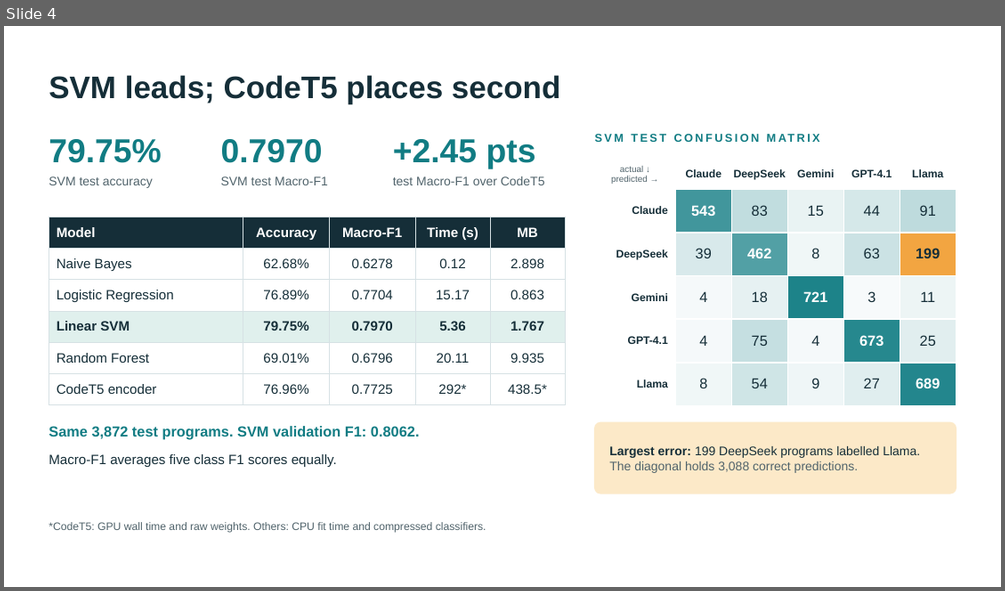
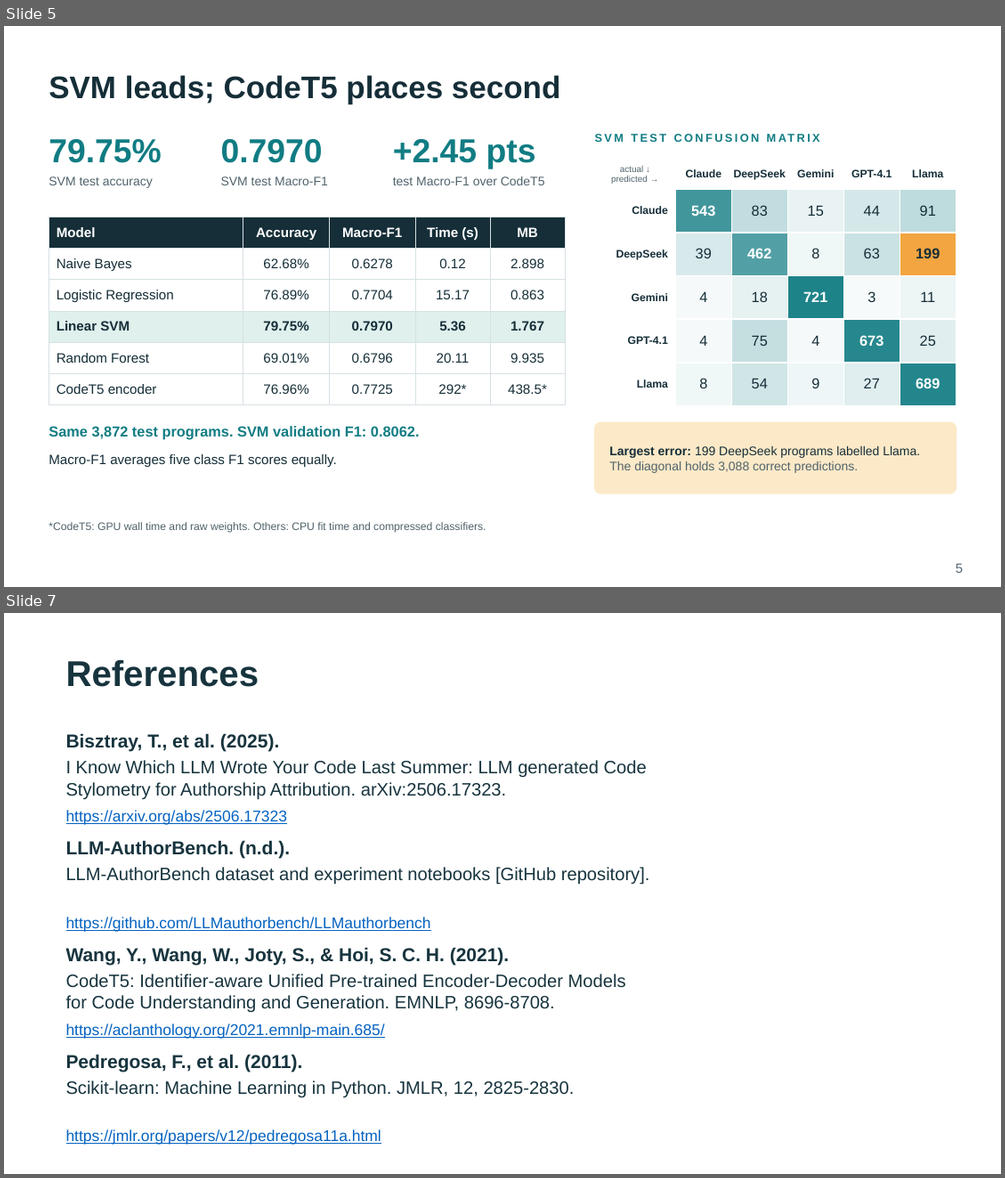
Before and after one commit to S3eeDTR/LLM-AuthorBench-Assignment, a slide deck: submission/Assignment.pptx. Shown one above the other, each under a label of ours: slide 4 before the commit, slides 5 and 7 after it; the slides between them are not shown. The pictures are 1005x591 and 1005x1178 pixels, drawn with LibreOffice and Linux fonts; fonts in the diff are those of the drawing. Boxes give left, top, right and bottom in pixels: in the first picture for what was removed or moved away, otherwise in the second. Text is boxed around its words. In the diff, an @@ line names an element or a change of style, - is before the commit and + after.

Commit message:
Update submission slides and clarify final experiment documentation

```diff
--- a/submission/Assignment.pptx
+++ b/submission/Assignment.pptx
@@ slide 7 added at (4,613,1001,1174), background #FFFFFF @@
@@ text added at (66,660,259,687), 34.5 pt, text #17343E, bold @@
+References
@@ text added at (66,733,279,752), 18 pt, text #17343E, bold @@
+Bisztray, T., et al. (2025).
@@ text added at (66,760,647,800), 17.2 pt, text #17343E @@
+I Know Which LLM Wrote Your Code Last Summer: LLM generated Code
+Stylometry for Authorship Attribution. arXiv:2506.17323.
@@ text added at (66,810,287,825), 15 pt, text #0563C1, underline @@
+https://arxiv.org/abs/2506.17323
@@ text added at (66,840,290,859), 18 pt, text #17343E, bold @@
+LLM-AuthorBench. (n.d.).
@@ text added at (66,867,650,884), 17.2 pt, text #17343E @@
+LLM-AuthorBench dataset and experiment notebooks [GitHub repository].
@@ text added at (66,916,431,932), 15 pt, text #0563C1, underline @@
+https://github.com/LLMauthorbench/LLMauthorbench
@@ text added at (66,947,510,965), 18 pt, text #17343E, bold @@
+Wang, Y., Wang, W., Joty, S., & Hoi, S. C. H. (2021).
@@ text added at (66,973,626,1012), 17.2 pt, text #17343E @@
+CodeT5: Identifier-aware Unified Pre-trained Encoder-Decoder Models
+for Code Understanding and Generation. EMNLP, 8696-8708.
@@ text added at (66,1023,385,1038), 15 pt, text #0563C1, underline @@
+https://aclanthology.org/2021.emnlp-main.685/
@@ text added at (66,1054,302,1072), 18 pt, text #17343E, bold @@
+Pedregosa, F., et al. (2011).
@@ text added at (66,1080,574,1097), 17.2 pt, text #17343E @@
+Scikit-learn: Machine Learning in Python. JMLR, 12, 2825-2830.
@@ text added at (66,1129,381,1144), 15 pt, text #0563C1, underline @@
+https://jmlr.org/papers/v12/pedregosa11a.html
@@ what was slide 4 is now slide 5 @@
@@ slide 5 changed as well @@
@@ text added at (955,563,963,572), 12.8 pt, text #536472 @@
+5
```
Also in this commit, not shown: 4 other slides changed, 1 other slide added, 1 other file.
